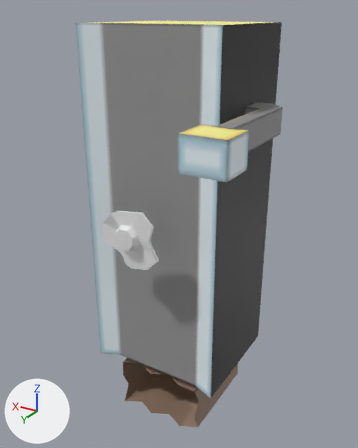
The FBX model microMix/Assets/Team28/Models/Checkout Model.fbx, before and after one commit.
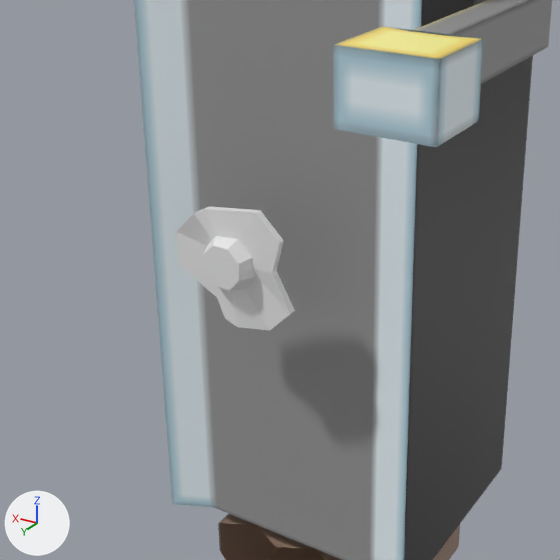
There are two pictures of each version: one whole from a camera (50 mm lens) standing at (-161.7, 313.7, 122.0) and looking at (-8.3, 58.0, -5.9), one close up on the part from 5% to 80% of the width and 25% to 85% of the height. Arrows for +X, +Y and +Z are at lower left; the lights stay in place.

The scene before the commit, as lines of its bpy script (objects in view):
```python
me_egg = bpy.data.meshes.new('egg')
me_egg.from_pydata(...)  # 50 vertices, 60 faces; spans x -19.1..18.8, y 4.7..12.5, z -20.2..16.9
me_lane = bpy.data.meshes.new('lane')
me_lane.from_pydata(...)  # 140 vertices, 136 faces; spans x -73.0..47.0, y 0.0..126.0, z -159.0..116.0
me_lane.materials.append(mat_lane_texture)  # picture img_lane_texture
ob_egg = bpy.data.objects.new('egg', me_egg)
ob_egg.location = (0.0, 93.8, 0.0)
ob_lane = bpy.data.objects.new('lane', me_lane)
ob_lane.location = (0.0, 0.0, 0.0)
```
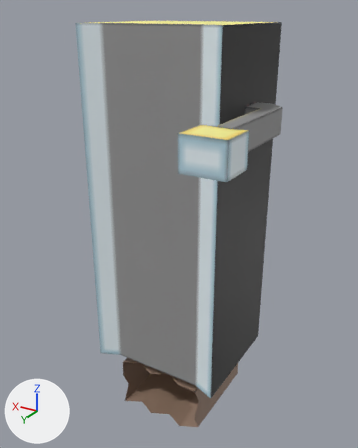
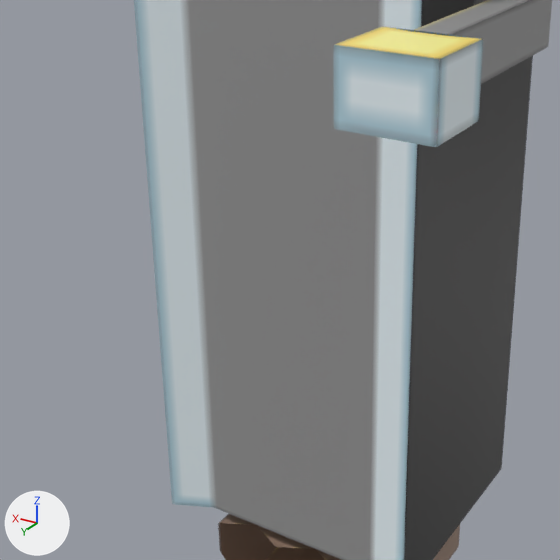
Commit message: Updated checkout model (removed egg)

The edits, one by one:
Object 'egg' (ob_egg) is deleted.

Where the change shows, as pixel boxes (x1, y1, x2, y2) in the close-ups (560 x 560 px):
'egg', deleted
    before: (176, 206, 295, 330)
